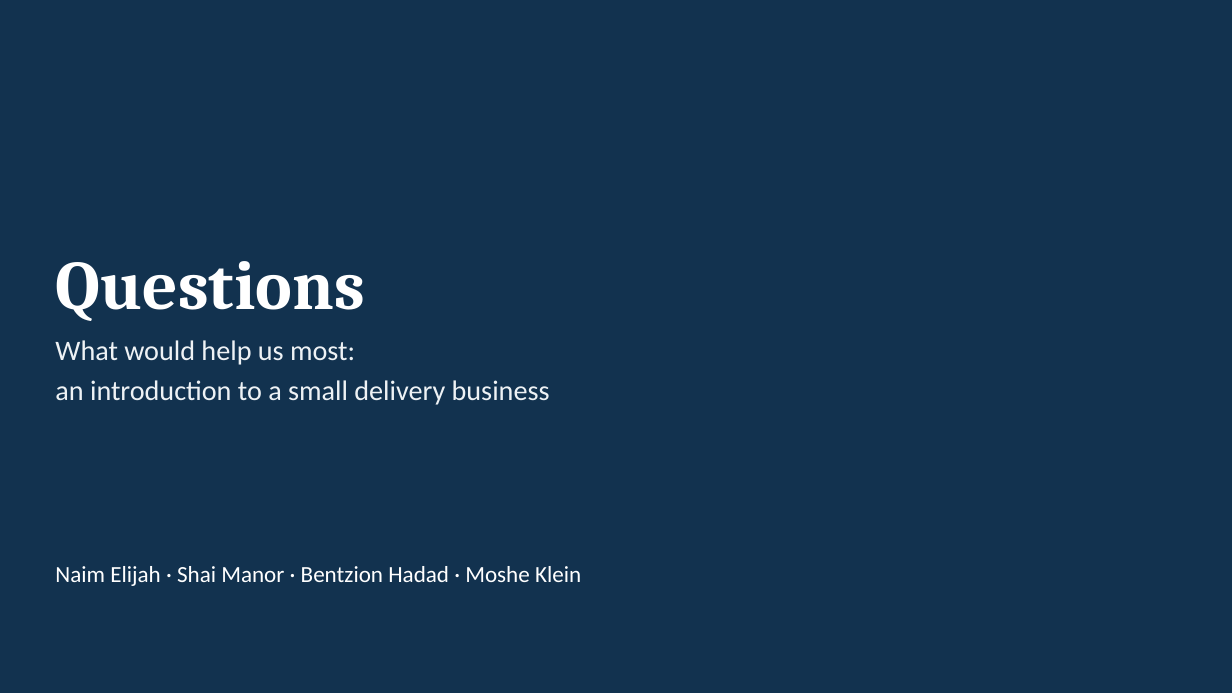
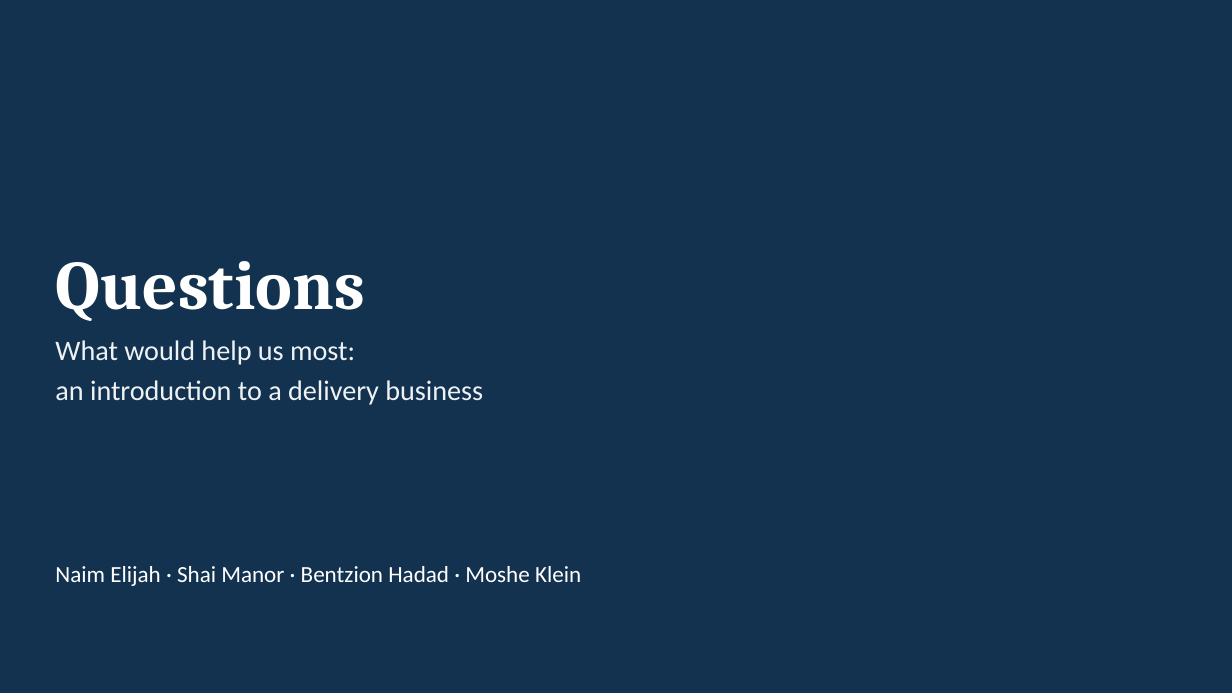
Before and after one commit to NaimElijah/DispatchFlow, a slide deck: slide 15 of docs/presentations/ARD/DispatchFlow_ARD_Presentation.pptx (slide 16 before the commit). Drawn at 1232x693 pixels with LibreOffice and Linux fonts; fonts in the diff are those of the drawing. Boxes give left, top, right and bottom in pixels: in the first picture for what was removed or moved away, otherwise in the second. Text is boxed around its words. In the diff, an @@ line names an element or a change of style, - is before the commit and + after.

```diff
--- a/docs/presentations/ARD/DispatchFlow_ARD_Presentation.pptx
+++ b/docs/presentations/ARD/DispatchFlow_ARD_Presentation.pptx
@@ text at [55, 380, 483, 405]: text changed @@
-an introduction to a small delivery business
+an introduction to a delivery business
```
Also in this commit, not shown: 7 other slides changed, 7 slides added, 8 slides removed, 1 other file.
